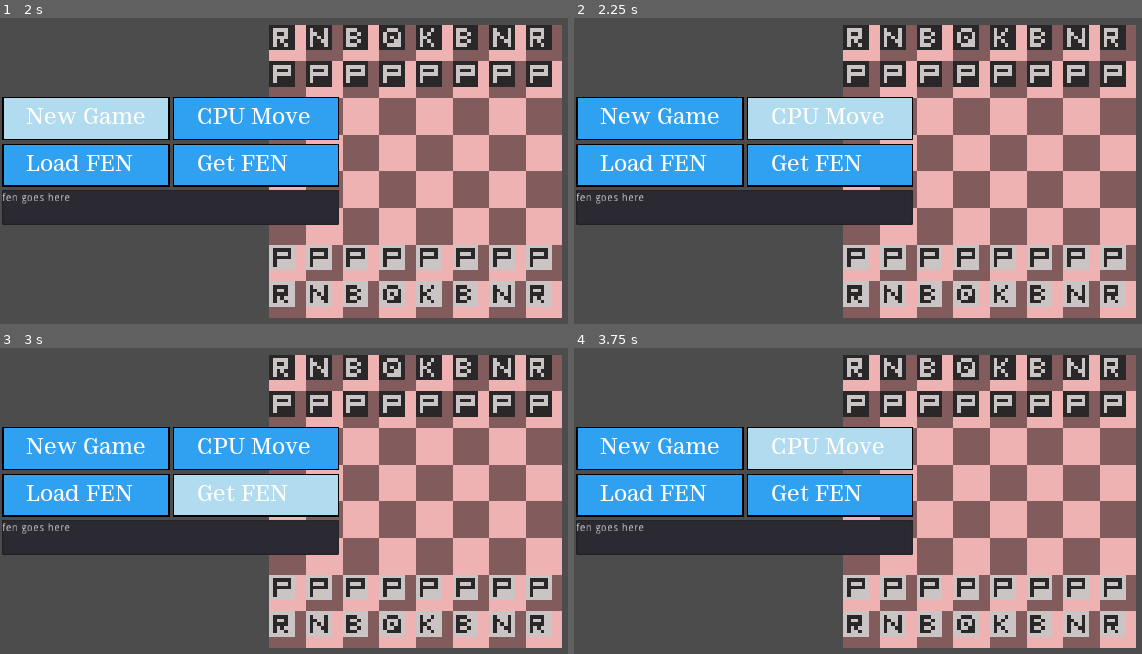
Above: before the commit, frames 1-4 (two rows, left to right).
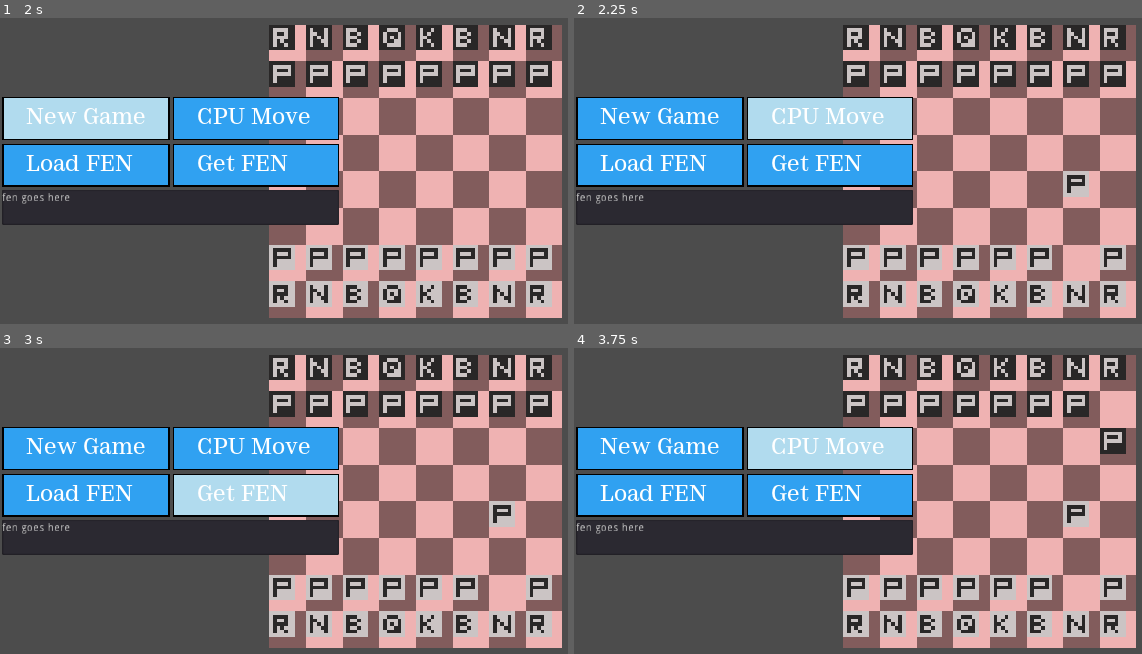
Above: after the commit, the same moments.

Repository: BumboBlast/godot-chess-engine
Game: Godot game, scene res://Game.tscn
Same seed, same stepped clock (60 frames per second), same inputs: the game is played once before the commit and once after it.
Inputs (mouse positions are in pixels of both pictures, inside the frame that each line leads up to):
- Up to frame 1 (2 s): click (85, 118) at 0.5 s; click (85, 118) at 1.25 s
- Up to frame 2 (2.25 s): click (829, 118) at 2 s
- Up to frame 3 (3 s): click (255, 494) at 2.75 s
- Up to frame 4 (3.75 s): click (829, 448) at 3.5 s

Frame 1 is identical in both runs. In frame 2, 0.8% of the frame differs, in the area x 86-91%, y 50-83%; in frame 3, 0.8%; in frame 4, 1.5%, in the area x 86-98%, y 14-83%.

Commit message:
added CPU moves functionality

Diff:
--- a/Engine.gd
+++ b/Engine.gd
@@ -25,3 +25,30 @@
 				board_moves.push_back([piece, piece_move])
 
 	return board_moves
+
+
+func get_cpu_move():
+
+	var cpu_move = get_random_move()
+	return cpu_move
+
+
+
+
+
+
+
+
+"""
+engines
+"""
+
+func get_random_move():
+	var legal_moves = get_list_of_legal_moves()
+	if (legal_moves.size() > 1):
+		var rng = RandomNumberGenerator.new()
+		rng.randomize()
+		var random_variable = rng.randi_range(0, legal_moves.size() - 1)
+		return legal_moves[random_variable]
+	else:
+		return false
--- a/Game.gd
+++ b/Game.gd
@@ -35,11 +35,17 @@
 
 	print ($Chess/Rules.get_active_color(), " has ", board_moves.size(), " legal moves.")
 
+	var cpu_turn = $Chess/Engine.get_cpu_move()
+	if (!cpu_turn): return false
+	var cpu_piece = cpu_turn[0]
+	var cpu_old_space = cpu_piece.current_space
+	var cpu_new_space = cpu_turn[1]
+	$Chess/Rules/Board.place_piece(cpu_piece, cpu_new_space)
+	$Chess/Rules.make_logical_move(cpu_piece, cpu_old_space, cpu_new_space)
+
+
 	#for move in board_moves:
 		#print (move[0].name,": ", move[0].current_space, " - ", move[1])
-
-
-
 
 
 func _on_Menu_choose_load_fen():
Not shown, changed: README.md
